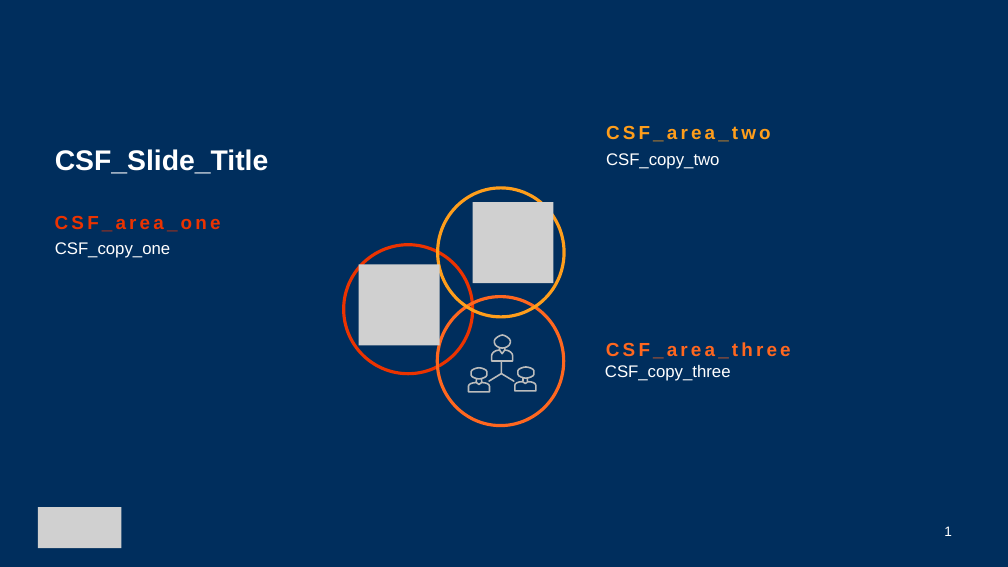
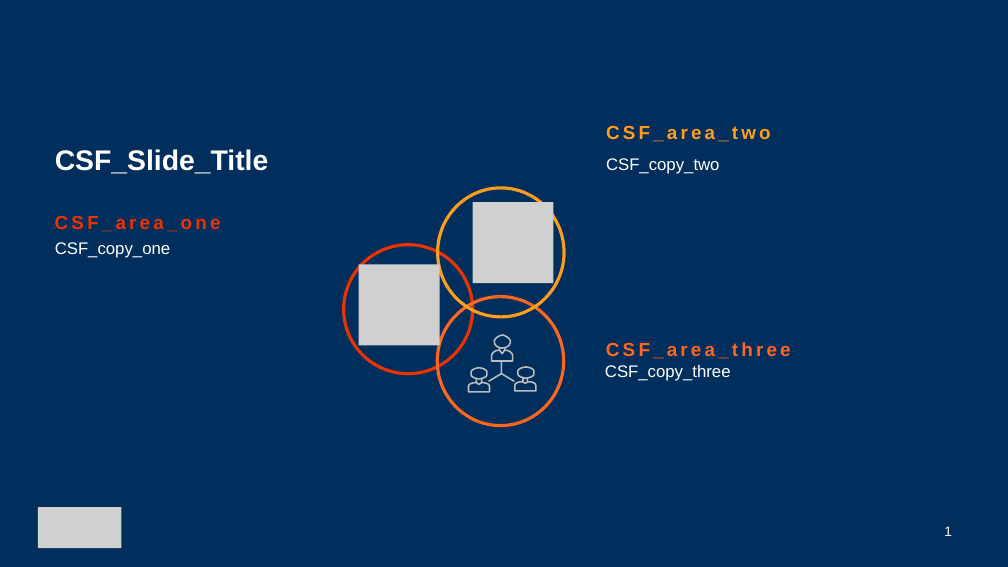
Before and after one commit to xpistos90210/templates, a slide deck: slide 1 of S1_templates.pptx. Drawn at 1008x567 pixels with LibreOffice and Linux fonts; fonts in the diff are those of the drawing; grey boxes stand for pictures; background and template pictures are left out. Boxes give left, top, right and bottom in pixels: in the first picture for what was removed or moved away, otherwise in the second. Text is boxed around its words. In the diff, an @@ line names an element or a change of style, - is before the commit and + after.

```diff
--- a/S1_templates.pptx
+++ b/S1_templates.pptx
@@ text "CSF_copy_two" moved from (x1=606, y1=153, x2=720, y2=169) to (x1=606, y1=158, x2=720, y2=174) @@
```
